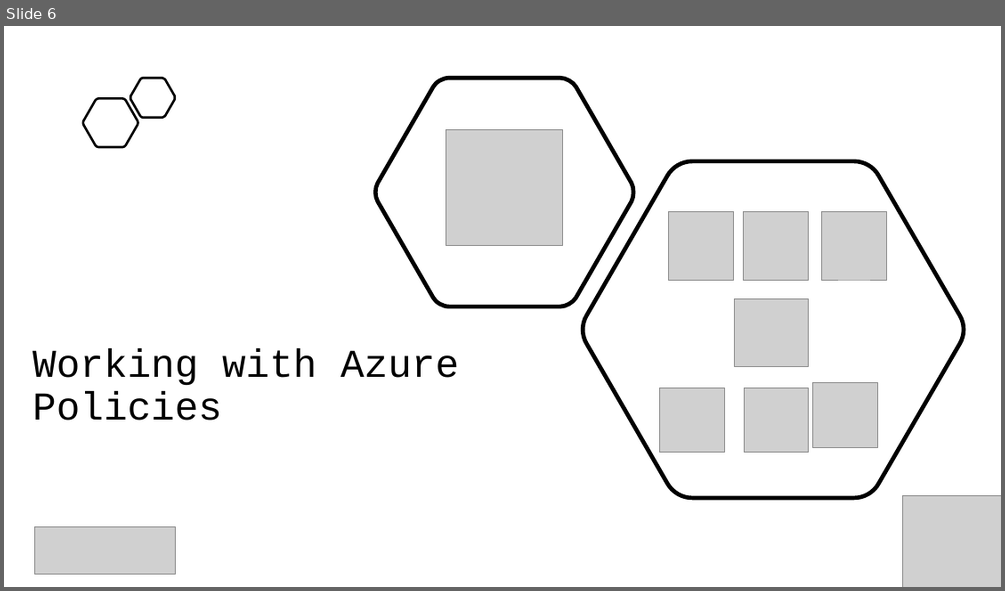
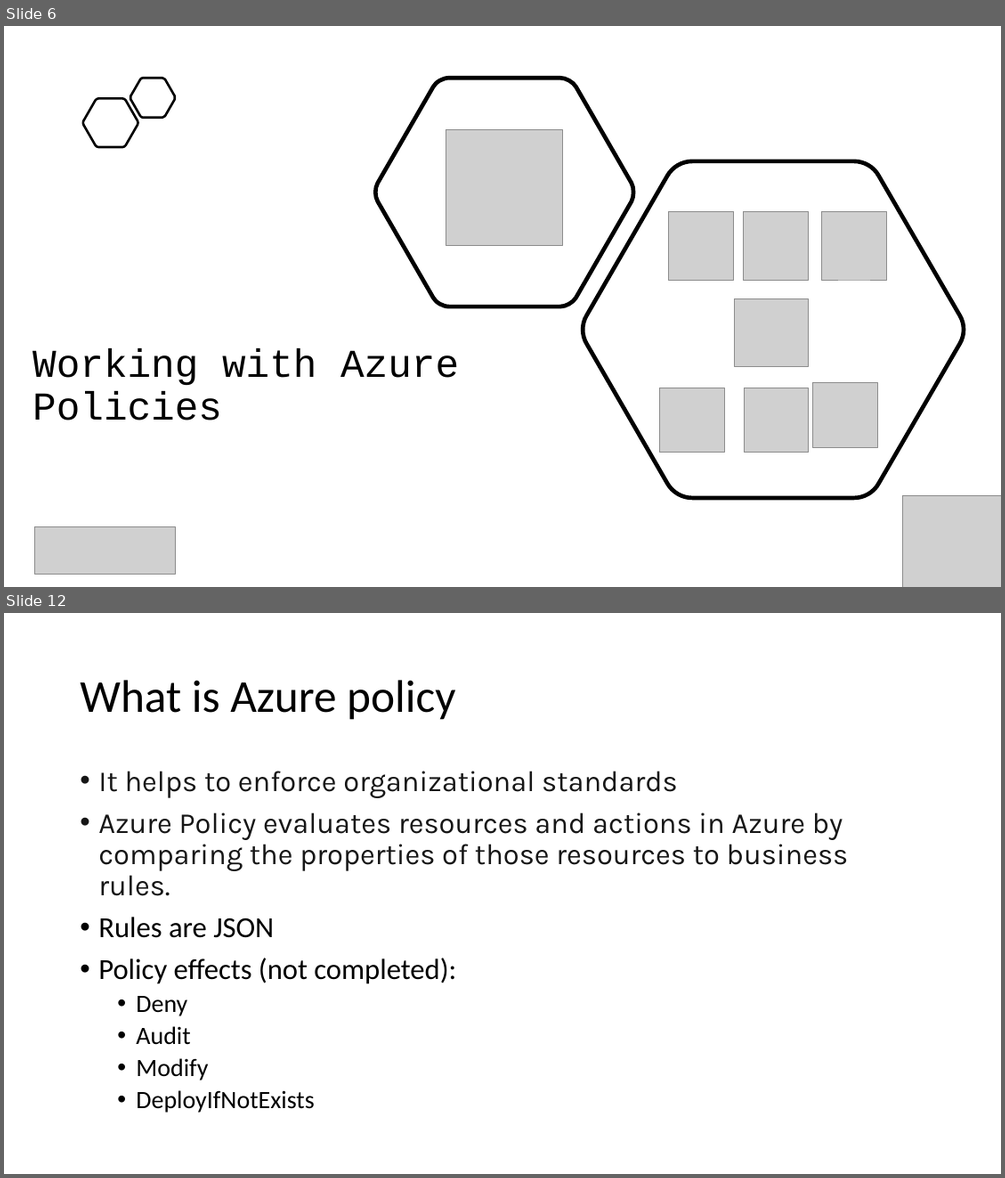
Before and after one commit to Infrastructure-AsCode/azure-policy-101, a slide deck: slides/workling-with-azure-policies.pptx. Shown one above the other, each under a label of ours: slide 6 before the commit, slides 6 and 12 after it; the slides between them are not shown. The pictures are 1005x591 and 1005x1178 pixels, drawn with LibreOffice and Linux fonts; fonts in the diff are those of the drawing; grey boxes stand for pictures. Boxes give left, top, right and bottom in pixels: in the first picture for what was removed or moved away, otherwise in the second. Text is boxed around its words. In the diff, an @@ line names an element or a change of style, - is before the commit and + after.

```diff
--- a/slides/workling-with-azure-policies.pptx
+++ b/slides/workling-with-azure-policies.pptx
@@ slide 12 added at box(4, 613, 1001, 1174), background #FFFFFF @@
@@ title added at box(80, 680, 455, 720), 44 pt, text #000000 @@
+What is Azure policy
@@ text added at box(98, 771, 849, 1112), 28 pt, text #161616 @@
+• It helps to enforce organizational standards
+• Azure Policy evaluates resources and actions in Azure by comparing the properties of those resources to business rules.
+• Rules are JSON
+• Policy effects (not completed):
+  • Deny
+  • Audit
+  • Modify
+  • DeployIfNotExists
```
Also in this commit, not shown: 29 other slides added.
